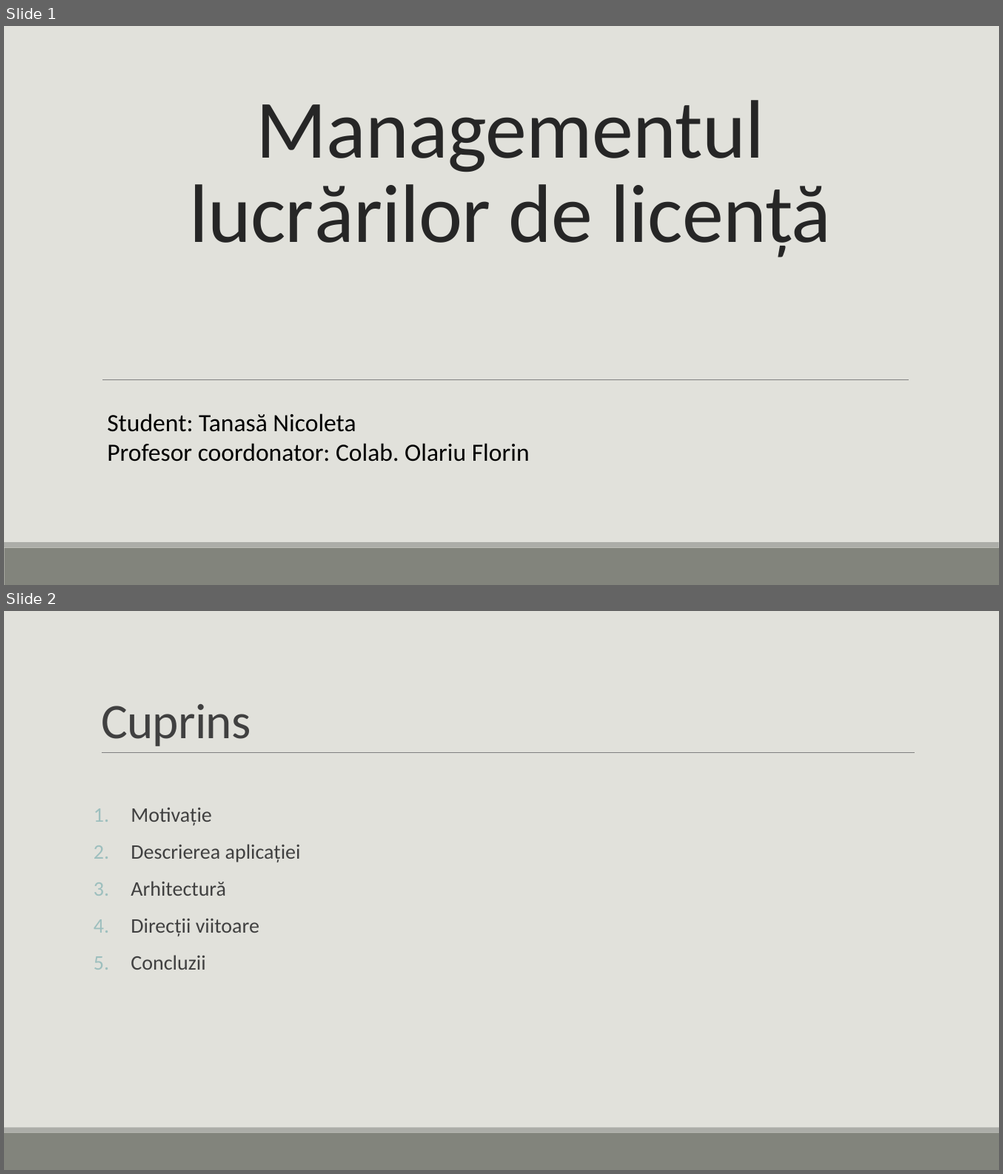
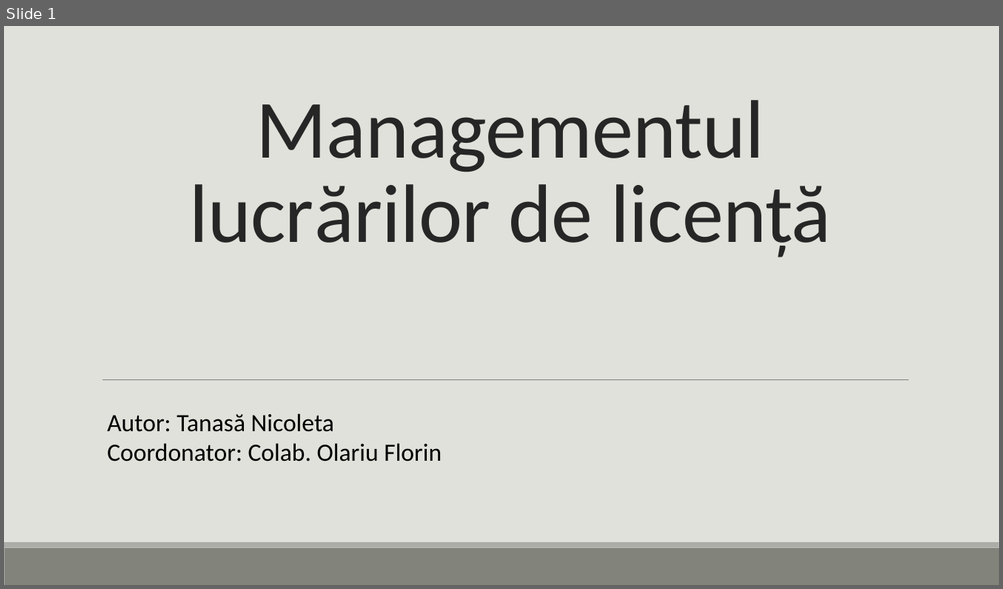
Before and after one commit to Tanasa-Nicoleta/bachelorManagement, a slide deck: Documents/ppt and video/Bachelor Degree Management.pptx. Shown one above the other, each under a label of ours: slides 1 and 2 before the commit, slide 1 after it. The pictures are 1003x1174 and 1003x589 pixels, drawn with LibreOffice and Linux fonts; fonts in the diff are those of the drawing. Boxes give left, top, right and bottom in pixels: in the first picture for what was removed or moved away, otherwise in the second. Text is boxed around its words. In the diff, an @@ line names an element or a change of style, - is before the commit and + after.

```diff
--- a/Documents/ppt and video/Bachelor Degree Management.pptx
+++ b/Documents/ppt and video/Bachelor Degree Management.pptx
@@ slide 2 removed at bbox=[4, 611, 999, 1170], background #E1E1DB; not listed: 2 template elements that a slide beside it also shows @@
@@ title removed at bbox=[101, 704, 251, 746] @@
-Cuprins
@@ line removed from (102, 753) to (915, 753) @@
@@ text removed at bbox=[131, 807, 301, 970] @@
-1. Motivație
-2. Descrierea aplicației
-3. Arhitectură
-4. Direcții viitoare
-5. Concluzii
@@ slide 1 changed as well @@
@@ text at bbox=[107, 414, 441, 462]: text changed @@
-Student: Tanasă Nicoleta
-Profesor coordonator: Colab. Olariu Florin
+Autor: Tanasă Nicoleta
+Coordonator: Colab. Olariu Florin
```
Also in this commit, not shown: 3 other slides changed, 2 slides added, 5 other slides removed, 23 other files.
